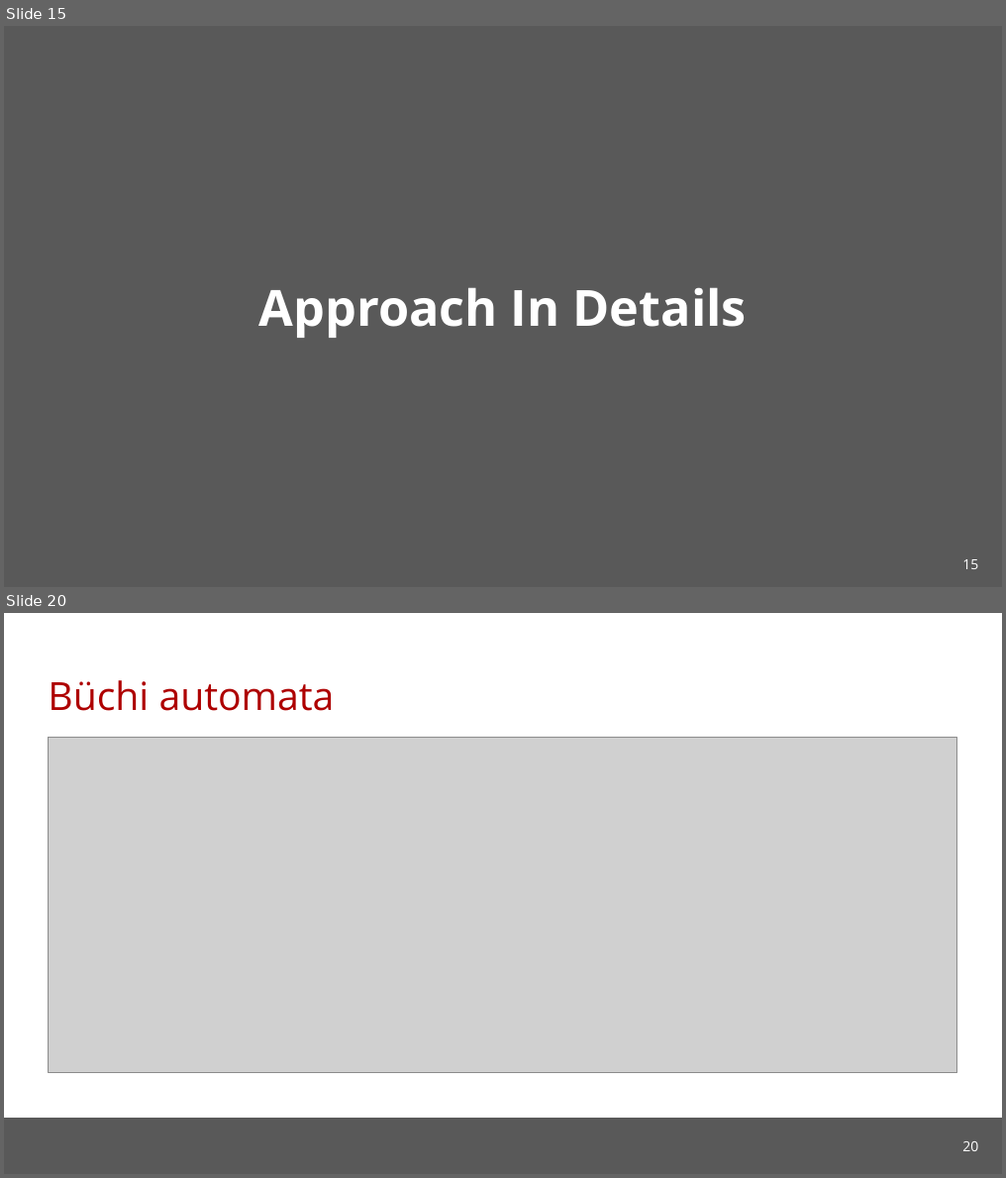
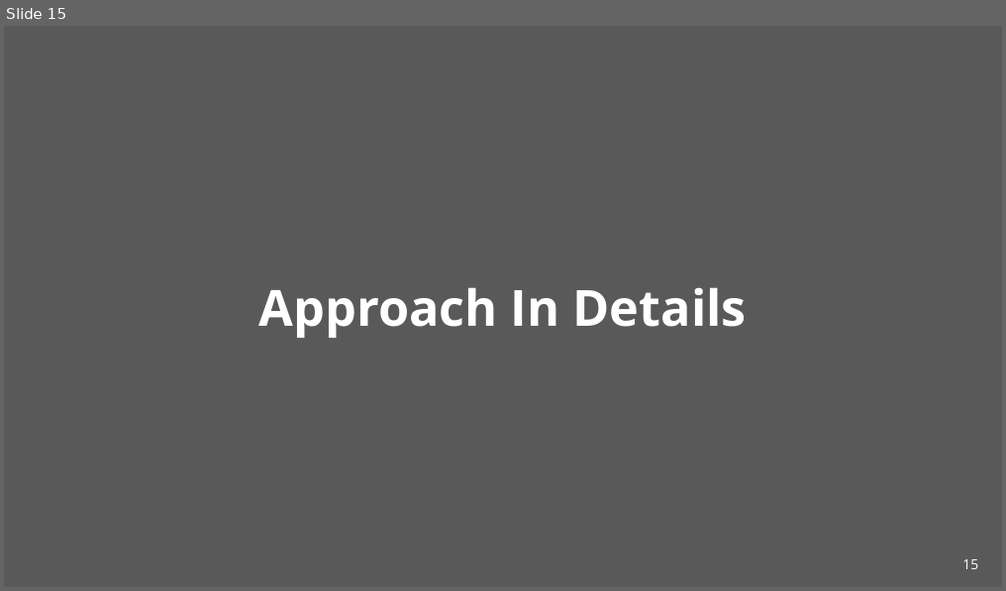
Before and after one commit to cmu-soda/Robustness, a slide deck: Robustness.pptx. Shown one above the other, each under a label of ours: slides 15 and 20 before the commit, slide 15 after it; the slides between them are not shown. The pictures are 1006x1178 and 1006x591 pixels, drawn with LibreOffice and Linux fonts; fonts in the diff are those of the drawing; grey boxes stand for pictures; background and template pictures are left out. Boxes give left, top, right and bottom in pixels: in the first picture for what was removed or moved away, otherwise in the second. Text is boxed around its words. In the diff, an @@ line names an element or a change of style, - is before the commit and + after.

```diff
--- a/Robustness.pptx
+++ b/Robustness.pptx
@@ slide 20 removed at (4,613,1002,1174), background #FFFFFF @@
@@ title removed at (48,680,335,711) @@
-Büchi automata
@@ picture removed at (49,738,958,1073) @@
@@ rectangle removed at (4,1118,1002,1173) @@
@@ page number removed at (962,1142,978,1152) @@
-20
```
Also in this commit, not shown: 6 slides changed, 9 slides added.
